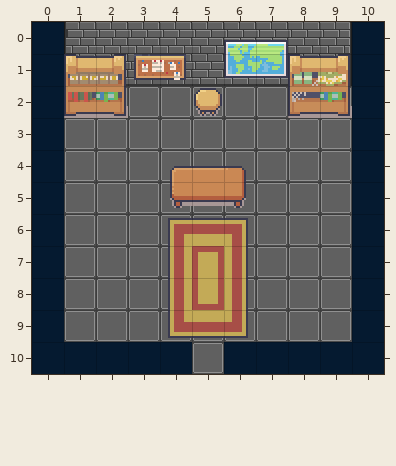
Two versions of a level (Tiled map, GameName/Output/Assets/Maps/GeneralRoom.tmx). Above: the version before the commit.
Cells are 32x32 px. Shown: x 0..10, y 0..10.
New version:
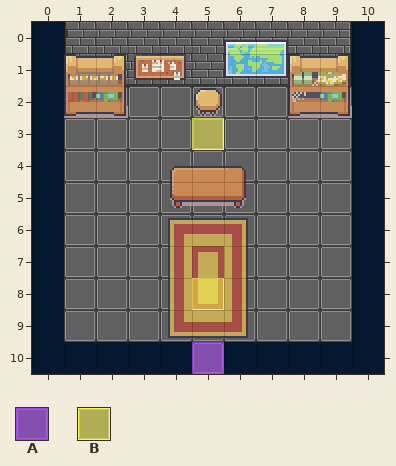
Key: from "temp": A 2, B 6.
_ is an empty cell.
Tiles of an added or newly shown layer are drawn over the layers below it.
See-through tiles are keyed as they look on the map.
Difference:
Layer "Sensors" (now shown):
y 3: x 5 _ -> B
y 8: x 5 _ -> B
y 10: x 5 _ -> A
Where, in picture pixels (left, top, right, bottom), the same in both pictures:
added: (192, 118, 224, 150)
added: (192, 278, 224, 310)
added: (192, 342, 224, 374)
